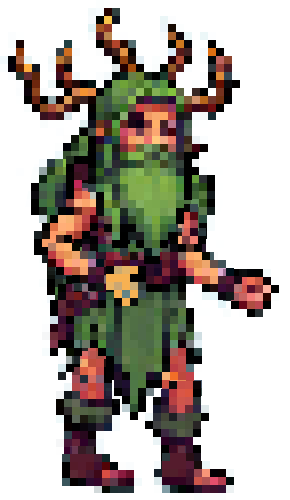
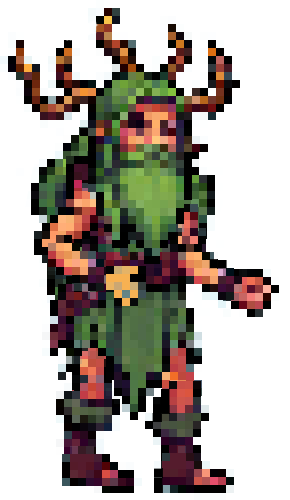
Comparing the layer stacks of the two w=290, h=500 images. Changes:
painted on "cabeca" over left=56, top=16, right=232, bottom=136
painted on "braco-direito" over left=209, top=259, right=227, bottom=269
painted on "cabelo" over left=39, top=159, right=55, bottom=175
painted on "pe-esquerda" over left=94, top=454, right=134, bottom=493
painted on "coxa-esquerda" over left=64, top=367, right=80, bottom=391
painted on "pe-direito" over left=154, top=468, right=226, bottom=493
painted on "perna-direita" over left=152, top=388, right=170, bottom=422
